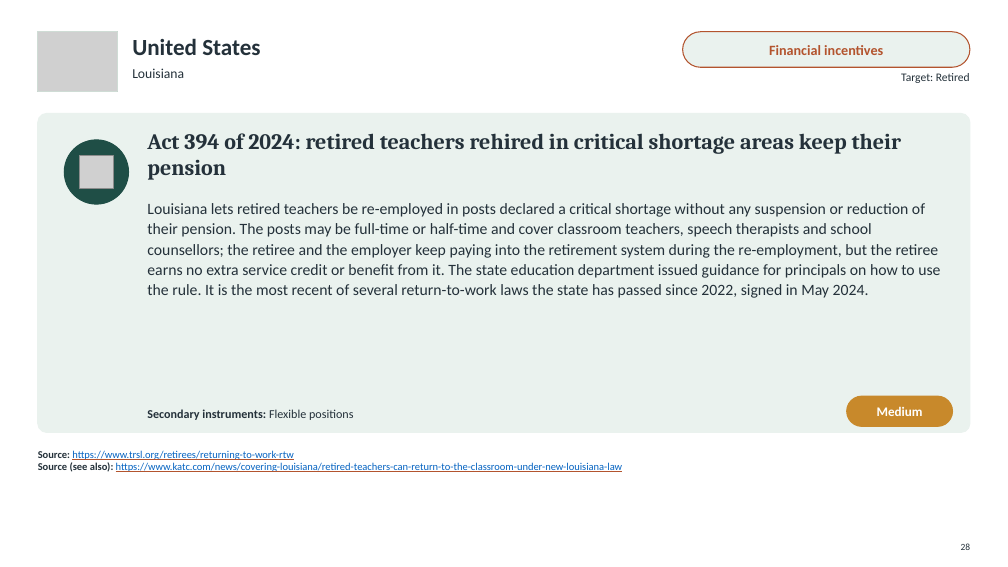
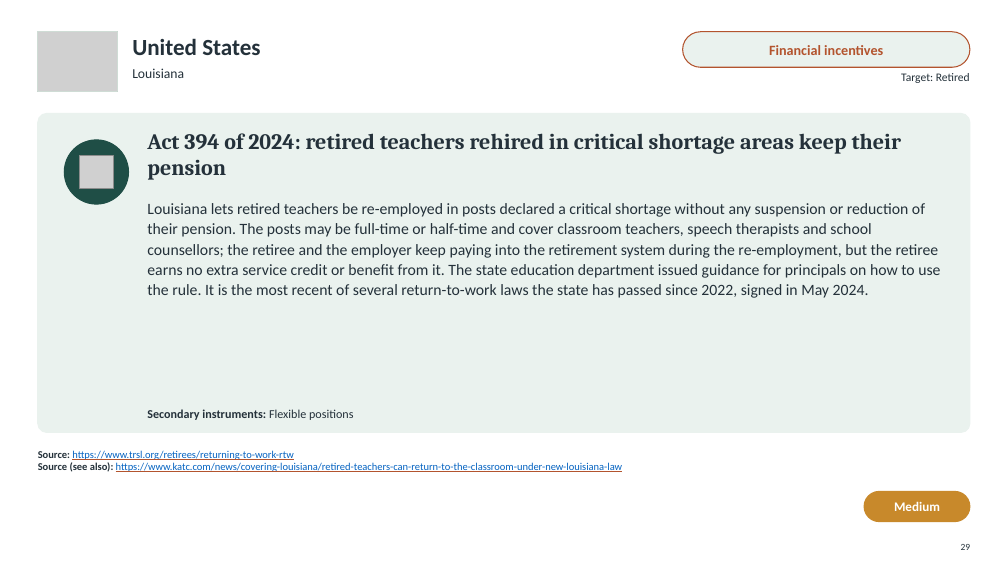
Before and after one commit to jedr1-ship-it/Alternative-Pathways----Quant, a slide deck: slide 29 of policies/Re-attracting_Former_Teachers.pptx (slide 28 before the commit). Drawn at 1008x567 pixels with LibreOffice and Linux fonts; fonts in the diff are those of the drawing; grey boxes stand for pictures. Boxes give left, top, right and bottom in pixels: in the first picture for what was removed or moved away, otherwise in the second. Text is boxed around its words. In the diff, an @@ line names an element or a change of style, - is before the commit and + after.

```diff
--- a/policies/Re-attracting_Former_Teachers.pptx
+++ b/policies/Re-attracting_Former_Teachers.pptx
@@ text "Medium": place and size @@
-text "Medium" at bbox=[877, 407, 923, 416]
+text "Medium" at bbox=[894, 501, 940, 511]
@@ rounded rectangle: place and size @@
-rounded rectangle at bbox=[847, 396, 953, 426]
+rounded rectangle at bbox=[864, 492, 970, 522]
```
Also in this commit, not shown: 34 other slides changed, 1 slide added, 2 other files.
